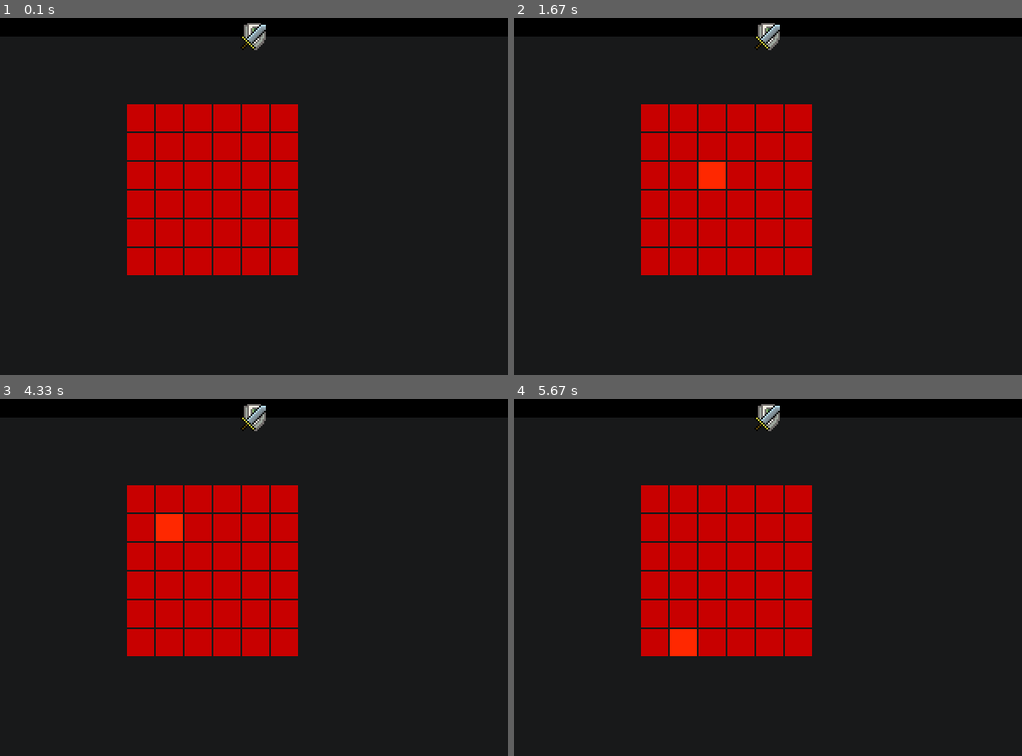
Above: before the commit, frames 1-4 (two rows, left to right).
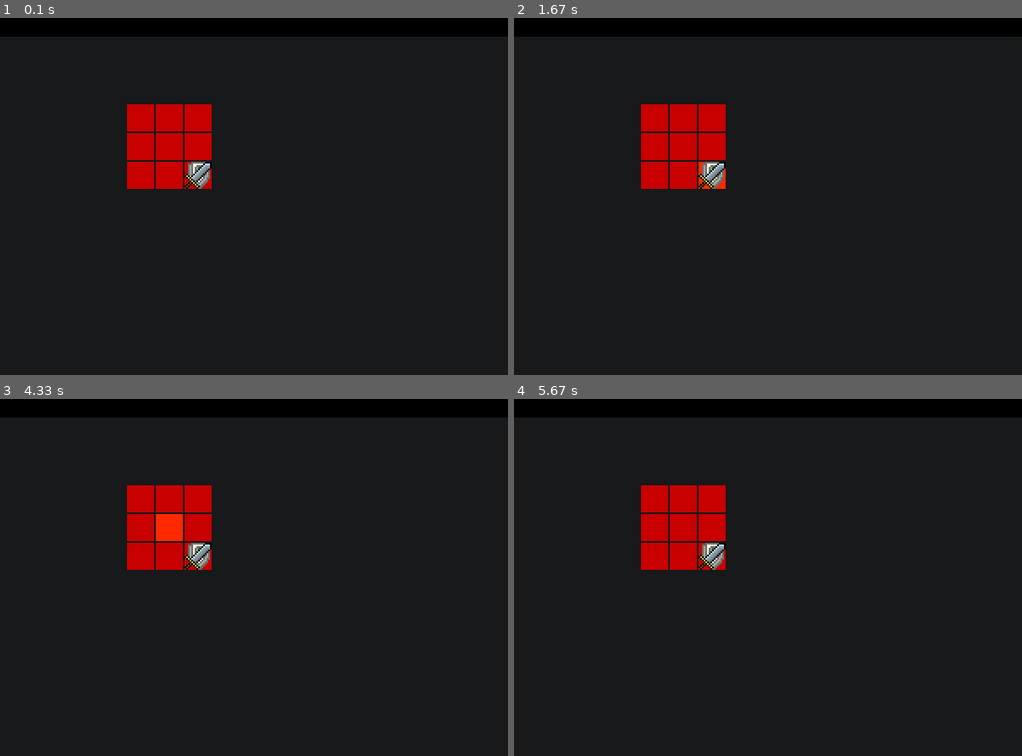
Above: after the commit, the same moments.

Repository: amirowns/starting
Game: pygame game, started from VSC_folder/anotherGAME.py
The game is run twice, just before and just after one commit, with the same random seed, the same clock (stepped at 60 frames per second) and the same inputs.
Inputs (mouse positions are in pixels of both pictures, inside the frame that each line leads up to):
- Up to frame 1 (0.1 s): no input
- Up to frame 2 (1.67 s): press the mouse at (656, 175) at 0.37 s; move the mouse to (outside the picture) at 0.47 s; release the mouse at (outside the picture) at 0.6 s; click (712, 175) at 1.22 s
- Up to frame 3 (4.33 s): press the mouse at (167, 498) at 1.7 s; move the mouse to (203, 581) at 1.8 s; release the mouse at (243, 663) at 1.93 s; press the mouse at (142, 527) at 4.03 s; move the mouse to (152, 534) at 4.13 s; release the mouse at (157, 541) at 4.27 s
- Up to frame 4 (5.67 s): press the mouse at (712, 527) at 4.37 s; move the mouse to (696, 577) at 4.47 s; release the mouse at (681, 631) at 4.6 s

The runs differ from the first frame. In frame 1, 11% of the frame differs, in the area x 25-59%, y 1-73%; in frame 2, 11%; in frame 3, 11%; in frame 4, 11%.

Commit message:
working on items not going on eachother and buttons having item

Diff:
--- a/VSC_folder/Button.py
+++ b/VSC_folder/Button.py
@@ -1,3 +1,4 @@
+from queue import Empty
 import sys
 import pygame
 
@@ -14,6 +15,7 @@
         self.bright_color = bright_color
         self.rect = rect
         self.current_color = self.base_color
+        self.has_item = False
 
     """def draw(self, win):
         pygame.draw.rect(win, self.base_color, self.bright_color, self.rect)"""
--- a/VSC_folder/anotherGAME.py
+++ b/VSC_folder/anotherGAME.py
@@ -71,18 +71,25 @@
     MERGE_BUTTON_LIST = []
 
     # MAKES GRID OF BUTTONS :D
-    for x in range(6): # columns
-        for y in range(6): # rows
+    for x in range(3): # columns
+        for y in range(3): # rows
             MERGE_BUTTON_LIST.append(Button.Button(RED, BRIGHT_RED, pygame.Rect((COLUMN_ONE + (x * MOVE_OVER)), (ROW_ONE + (y * MOVE_OVER)), BOX_DIMENSION, BOX_DIMENSION)))
 
-    CURRENT_ITEMS = [] #list of current items in the grid
-    CURRENT_ITEMS.append(sword_1)
-    CURRENT_ITEMS.append(shield_1)
-    CURRENT_ITEMS.append(sword_2)
+    current_items_list = [] #list of current items in the grid
+    current_items_list.append(sword_1)
+    current_items_list.append(shield_1)
+    current_items_list.append(sword_2)
 
-    CURRENT_ITEM = None
+    current_item = None
 
     holding = False
+    #############################################################################################
+    # currently spawns items in to last button
+    for item in current_items_list:
+        for button in MERGE_BUTTON_LIST:
+            if button.has_item == False:
+                item.rect.center = button.rect.center
+    ############################################################################################################
     while True:
 
         mouse = pygame.mouse.get_pos()
@@ -97,42 +104,59 @@
             button.brighten(mouse)
             pygame.draw.rect(screen, button.current_color, button.rect)
 
+
+
         # exits game if you click the X in top right
         for event in pygame.event.get():
             if event.type == pygame.QUIT:
                 sys.exit()
             elif event.type == pygame.MOUSEBUTTONDOWN:
-                for item in CURRENT_ITEMS:
+                for item in current_items_list:
                     if item.rect.collidepoint(event.pos) and holding == False:
                         item.moving = True
-                        CURRENT_ITEM = item
-                        CURRENT_ITEMS.remove(item)
-                        CURRENT_ITEMS.insert(0, item)
-                        print(CURRENT_ITEMS)
+                        current_item = item # makes the item you click the current item
+                        # makes item clicked go to front of the list
+                        current_items_list.remove(item)
+                        current_items_list.insert(0, item)
                         holding = True
+                        position_on_mousedown = item.rect.center
+                        ################################################################
+                        for button in MERGE_BUTTON_LIST:
+                            if button.hovered(mouse):
+                                button_on_mousedown = MERGE_BUTTON_LIST.index(button) # gets the index of button clicked on
+                                print(button_on_mousedown)
+                        #################################################################
+
             elif event.type == pygame.MOUSEMOTION:
-                for item in CURRENT_ITEMS:
+                for item in current_items_list:
                     if item.moving:
                             #moves sword relative distance mouse moves
                             #sword_rect.move_ip(event.rel)
                         # makes the sword center the same as mouse position
                         item.rect.center = pygame.mouse.get_pos()
-                        ###################################################################################### finished changing moving and stuff before ths line
             elif event.type == pygame.MOUSEBUTTONUP:
-                if CURRENT_ITEM != None:
-                    # if mouse button release and sword was moving, make the sword rect snap to center of the button
-                    for button in MERGE_BUTTON_LIST:
-                        if button.hovered(mouse) and CURRENT_ITEM.moving:
-                            CURRENT_ITEM.rect.center = button.rect.center
-                            CURRENT_ITEM.moving = False
-                            CURRENT_ITEM = None
-                            holding = False
+                if current_item != None: # if there is an item clicked
+                    current_item.rect.center = position_on_mousedown # the item goes back to where you picked it up
+                    position_i_want = position_on_mousedown # defaults position i want to where i picked it up
+                    holding = False # an item isn't being held anymore
+                    for button in MERGE_BUTTON_LIST: # check every button
+                        if button.hovered(mouse) and current_item.moving and button.has_item == False: # to see if the button is hovered, there's an item moving, and the button has_item
+                            position_i_want = button.rect.center # updates position i want to the button position
+                            holding = False # nothing is being held anymore
+                            button.has_item = True # say the button has_item
+                    current_item.rect.center = position_i_want  # moves the item to the position i want
+                    ##################################################################
+                    # currently breaks if items dont start on a button
+                    if current_item.rect.center != position_on_mousedown:  # if item position isnt same as when it was picked up
+                        MERGE_BUTTON_LIST[button_on_mousedown].has_item = False # say the button it was on before doesn't have item anymore
 
-                            # TODO currently moves sword to every button until above if stops the moving in specific button you let go
-                            # need to make sword snap back to last button it was on if mouse up not on a box
-
+                    for button in MERGE_BUTTON_LIST: #testing
+                        print(button.has_item) #testing
+                    ##################################################################
+                    current_item.moving = False
+                    current_item = None
         # spawns sword on screen, last one drawn gets put on top
-        for item in CURRENT_ITEMS[::-1]:
+        for item in current_items_list[::-1]:
             screen.blit(item.image, item.rect)
 
         # draws border around sword
@@ -148,6 +172,8 @@
 game_loop()
 
 """
-currently both the sword get picked up at the same time, might pick up all items that are clicked on later lmao.
-also need to figure out how to spawn the swords on the next empty button in the grid.
+TODO need to make only 1 item per button
+    need to make it so when item is moving and button up outside of button, item snaps back where it was
+    make it so if one item is dragged on top of another item, they swap places
+    make it so two of same item dragged on top of eachother get deleted and new item of lvl+1 appears
 """
--- /dev/null
+++ b/teppGame.py
@@ -0,0 +1,167 @@
+import json
+from functools import reduce
+from pygame import display
+import time
+import ast
+import socket
+
+class Network:
+    def __init__(self):
+        self.client = socket.socket(socket.AF_INET, socket.SOCK_STREAM)
+        self.host = "teppelin.net"
+        self.port = 5555
+        self.addr = (self.host, self.port)
+        self.id = self.connect
+
+    def connect(self):
+        self.client.connect(self.addr)
+        return self.client.recv(2048).decode()
+
+    def send(self, data):
+        try:
+            self.client.send(data)
+            reply = self.client.recv(2048).decode()
+            return reply
+
+        except socket.error as e:
+            return str(e)
+
+
+def HandleInput(player):
+    if pygame.key.get_pressed()[pygame.K_RIGHT]:
+        player.moveRight()
+
+    if pygame.key.get_pressed()[pygame.K_LEFT]:
+        player.moveLeft()
+
+    if pygame.key.get_pressed()[pygame.K_UP]:
+        player.moveUp()
+
+    if pygame.key.get_pressed()[pygame.K_DOWN]:
+        player.moveDown()
+
+    for event in pygame.event.get():
+        if event.type == pygame.QUIT:
+            sys.exit()
+
+class Data:
+    def __init__(self, players):
+        self.players = players
+        self.playerRects = {}
+
+        for player in self.players:
+            self.playerRects[player.playerId] = player.rect
+
+    def UpdatePlayerLocation(self, playerId, rect):
+        self.playerRects[playerId] = rect
+
+    def GetEncodedRect(self):
+
+        data = {playerId : self.playerRects[playerId]}
+        print(data)
+        return str.encode(str(data))
+
+    def DecodeRects(self, playerRect):
+        print(playerRect.decode('utf-8'))
+
+class Player:
+    def __init__(self, screen, color, rect, playerId):
+        self.screen = screen
+        self.color = color
+        self.rect = rect
+        self.horizontalSpeed = 10
+        self.verticalSpeed = 10
+        self.playerId = playerId
+        self.serverRect  = None
+
+    def draw(self):
+        self.rect = pygame.draw.rect(self.screen, self.color, self.rect)
+        self.serverRect  = (self.rect.left, self.rect.top, self.rect.width, self.rect.height)
+
+    def moveRight(self):
+        if self.rect.right < display_width:
+            self.rect = self.rect.move(self.horizontalSpeed, 0)
+
+    def moveLeft(self):
+        if self.rect.left > 0:
+            self.rect = self.rect.move(-self.horizontalSpeed, 0)
+
+    def moveUp(self):
+        if self.rect.top > 0:
+            self.rect = self.rect.move(0, -self.verticalSpeed)
+
+    def moveDown(self):
+        if self.rect.bottom < display_height:
+            self.rect = self.rect.move(0, self.verticalSpeed)
+
+import pygame
+import sys
+
+from pygame.constants import K_DOWN, K_UP
+
+network = Network()
+playerId = int(network.connect())
+# colors for text
+WHITE = (255, 255, 255)
+BLACK = (0, 0, 0)
+DARK_GRAY = (24, 25, 26)
+LIGHT_GRAY = (58, 59, 60)
+GREEN = (0, 200, 0)
+BRIGHT_GREEN = (40, 255, 0)
+RED = (200, 0, 0)
+BRIGHT_RED = (255, 40, 0)
+
+# create a clock to track time
+clock = pygame.time.Clock()
+
+# set up pygame and its screen
+pygame.init()
+display_width = 600
+display_height = 600
+screen_size = (display_width, display_height)
+screen = pygame.display.set_mode(screen_size)
+playerStates = {}
+
+players = []
+players.append(Player(screen, GREEN, (display_width * 0.2, display_height * .75, display_width * 0.2, display_height * 0.1), 0))
+players.append(Player(screen, RED, (display_width * 0.2, display_height * .75, display_width * 0.2, display_height * 0.1), 1))
+myPlayer = players[playerId]
+
+gameData = Data(players)
+
+while True:
+    screen.fill(BLACK)
+    #players = gameData.players
+
+    HandleInput(myPlayer)
+    gameData.UpdatePlayerLocation(myPlayer.playerId, myPlayer.serverRect)
+
+    reply = network.send(gameData.GetEncodedRect())
+    replyJson = ast.literal_eval(reply)
+    playerStates.update(replyJson)
+
+    if 0 in playerStates and 1 in playerStates:
+
+        if playerStates[0] != None and playerStates[1] != None:
+            if playerId == 0:
+                players[1].rect.left = playerStates[1][0]
+                players[1].rect.top = playerStates[1][1]
+                players[1].rect.width = playerStates[1][2]
+                players[1].rect.height = playerStates[1][3]
+
+            if playerId == 1:
+                players[0].rect.left = playerStates[0][0]
+                players[0].rect.top = playerStates[0][1]
+                players[0].rect.width = playerStates[0][2]
+                players[0].rect.height = playerStates[0][3]
+
+    print(reply)
+    #gameData.DecodeRects(gameData.GetEncodedRects())
+
+    for player in players:
+        player.draw()
+
+    pygame.display.update()
+
+    # limit the update to 60 frames per second
+    clock.tick(60)
